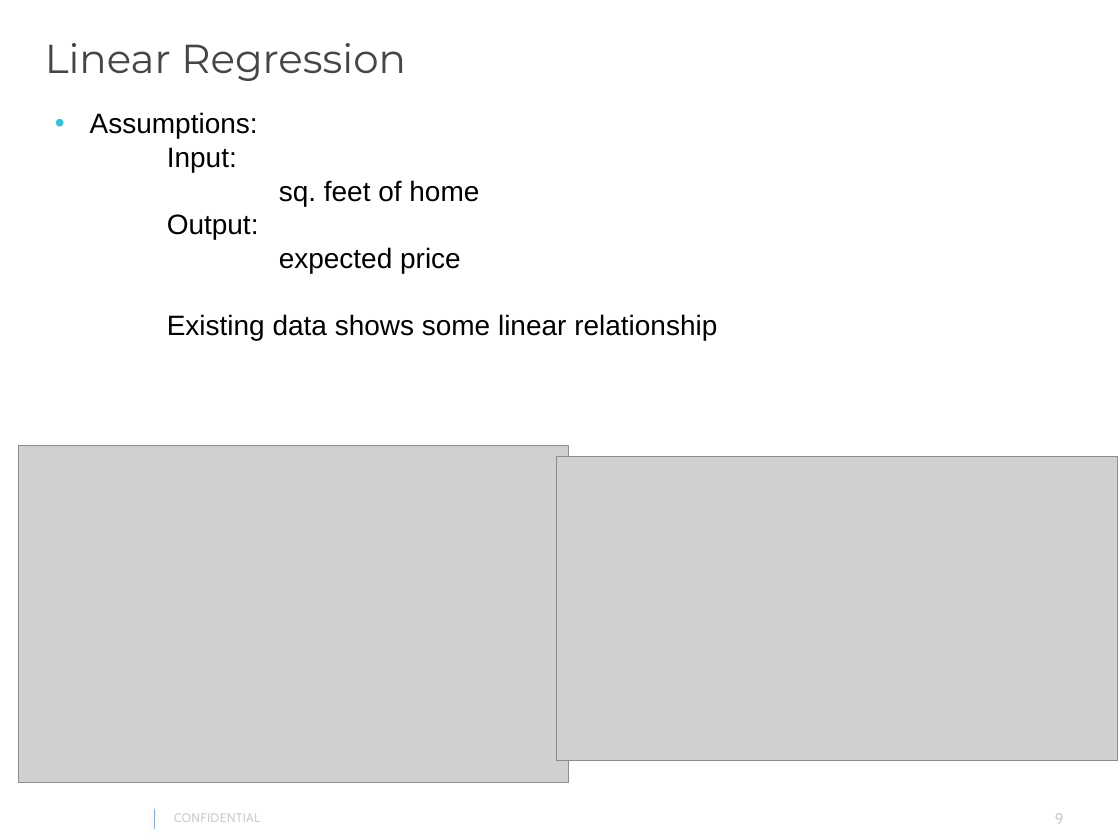
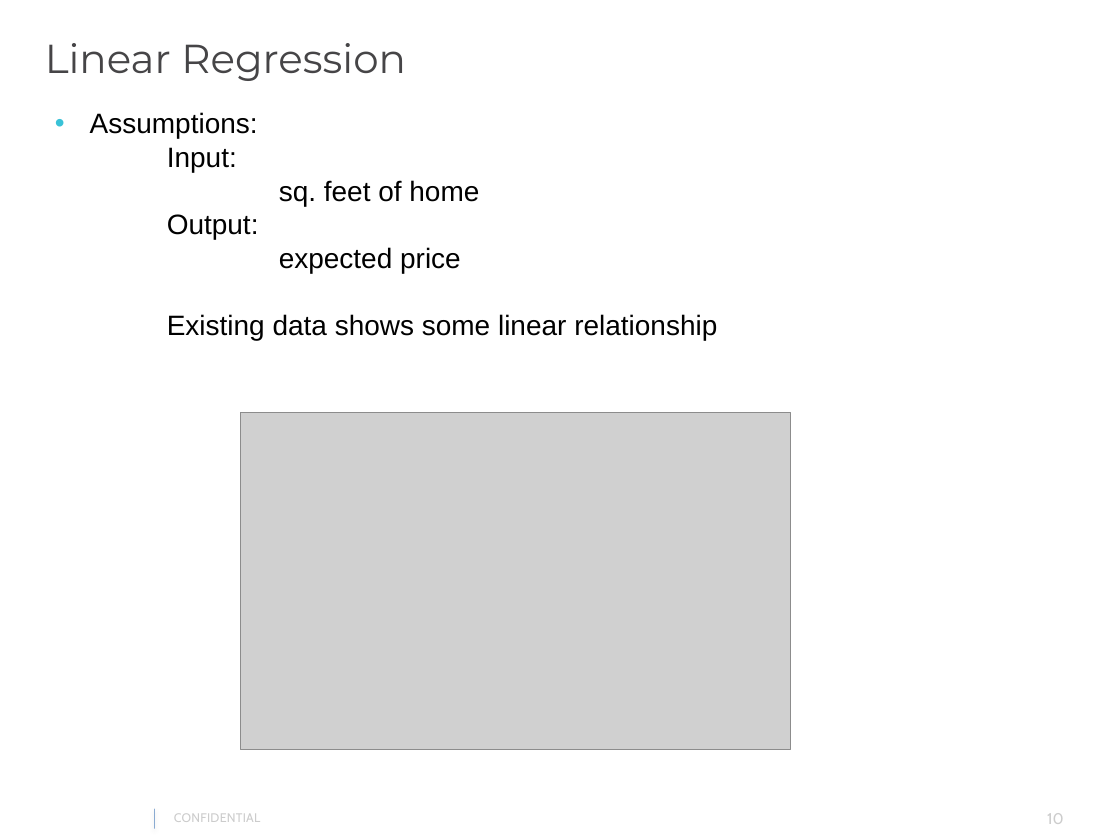
Before and after one commit to gautam0707/TechTalk1_Epam, a slide deck: slide 10 of TechTalk1.pptx (slide 9 before the commit). Drawn at 1120x840 pixels with LibreOffice and Linux fonts; fonts in the diff are those of the drawing; grey boxes stand for pictures; background and template pictures are left out. Boxes give left, top, right and bottom in pixels: in the first picture for what was removed or moved away, otherwise in the second. Text is boxed around its words. In the diff, an @@ line names an element or a change of style, - is before the commit and + after.

```diff
--- a/TechTalk1.pptx
+++ b/TechTalk1.pptx
@@ picture: place and size @@
-picture at (19,446,569,783)
+picture at (241,412,791,749)
@@ picture removed at (557,456,1118,760) @@
@@ page number at (1047,813,1064,824): text changed @@
-9
+10
```
Also in this commit, not shown: 5 other slides changed, 1 slide added, 3 other files.
